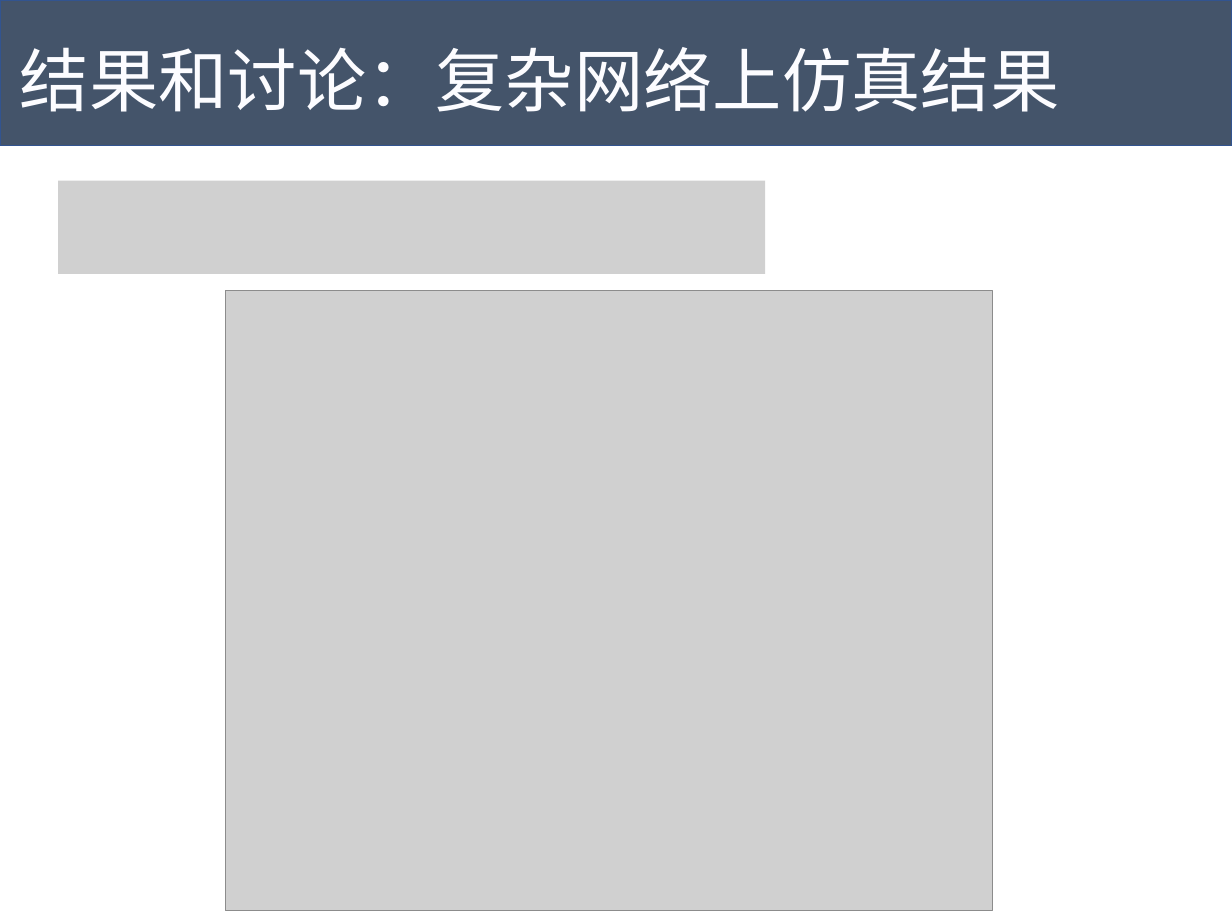
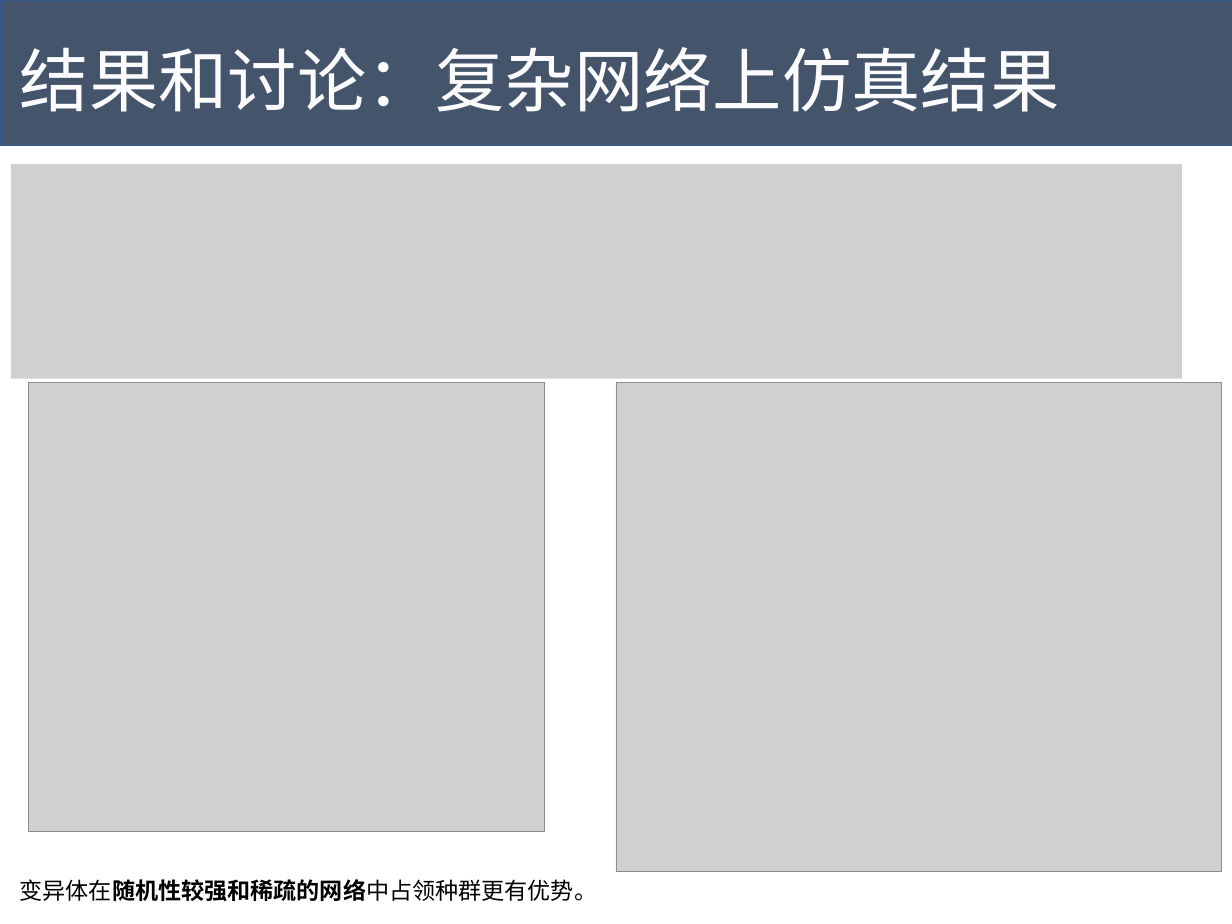
Before and after one commit to Tigerrr07/GNN-tiger, a slide deck: slide 13 of dynamics/pre.pptx. Drawn at 1232x924 pixels with LibreOffice and Linux fonts; fonts in the diff are those of the drawing; grey boxes stand for pictures. Boxes give left, top, right and bottom in pixels: in the first picture for what was removed or moved away, otherwise in the second. Text is boxed around its words. In the diff, an @@ line names an element or a change of style, - is before the commit and + after.

```diff
--- a/dynamics/pre.pptx
+++ b/dynamics/pre.pptx
@@ picture: place and size @@
-picture at [58,180,765,274]
+picture at [11,165,1183,379]
@@ picture added at [28,382,544,832] @@
@@ picture: place and size @@
-picture at [226,290,993,910]
+picture at [616,382,1222,872]
@@ text added at [20,879,597,901], 18 pt, text #000000 @@
+变异体在随机性较强和稀疏的网络中占领种群更有优势。
```
Also in this commit, not shown: 1 other slide changed, 1 slide added, 2 other files.
